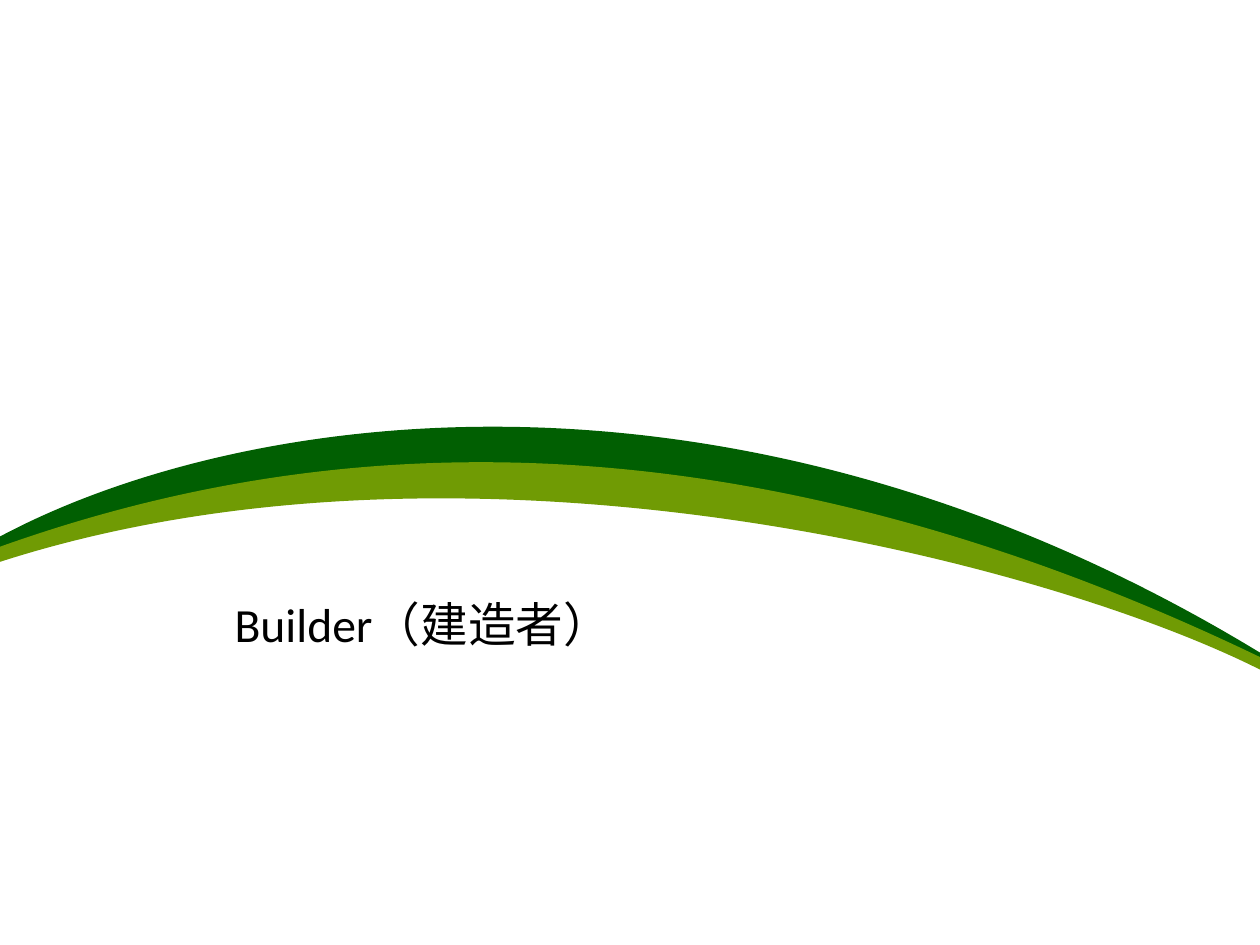
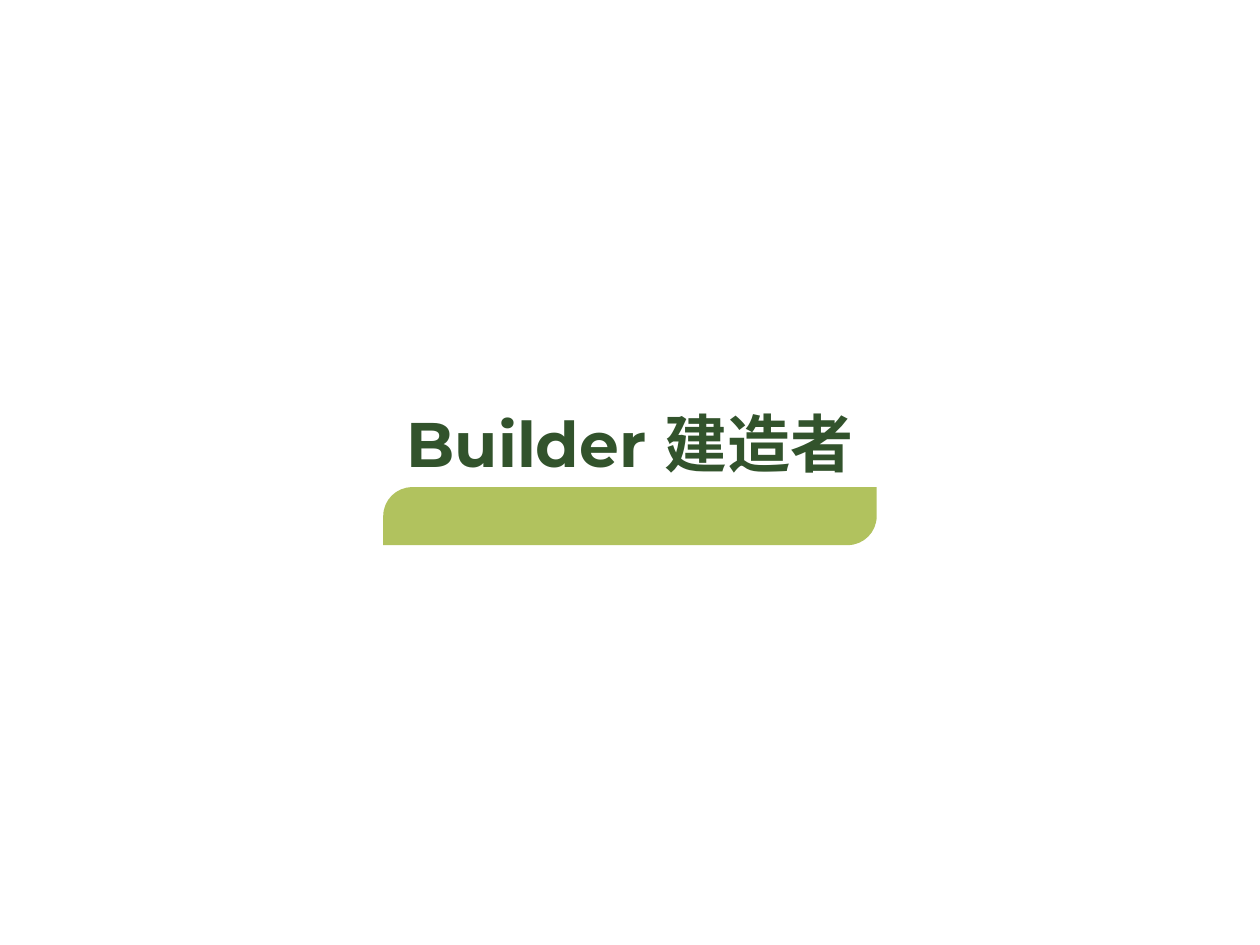
Before and after one commit to PlumpMath/DesignPattern-108, a slide deck: slide 12 of doc/Design Pattern.ppt. Drawn at 1260x945 pixels with LibreOffice and Linux fonts; fonts in the diff are those of the drawing. Boxes give left, top, right and bottom in pixels: in the first picture for what was removed or moved away, otherwise in the second. Text is boxed around its words. In the diff, an @@ line names an element or a change of style, - is before the commit and + after.

```diff
--- a/doc/Design Pattern.ppt
+++ b/doc/Design Pattern.ppt
@@ text "Builder 建造者" at <box>407,413,853,473</box>: vertical alignment middle to bottom @@
@@ text at <box>407,413,853,473</box>: text changed; size 27.2 to 36 pt; font Calibri to Montserrat; text colour #000000 to #32532C; bold on @@
-Builder（建造者）
+Builder 建造者
@@ freeform shape removed at <box>0,462,1260,670</box> @@
@@ freeform shape: place and size @@
-freeform shape at <box>0,427,1260,660</box>
+freeform shape at <box>383,488,877,546</box>
@@ freeform shape at <box>383,488,877,546</box>: fill #015F02 to #B1C25E @@
```
Also in this commit, not shown: 7 other slides changed, 2 slides added, 2 slides removed.
